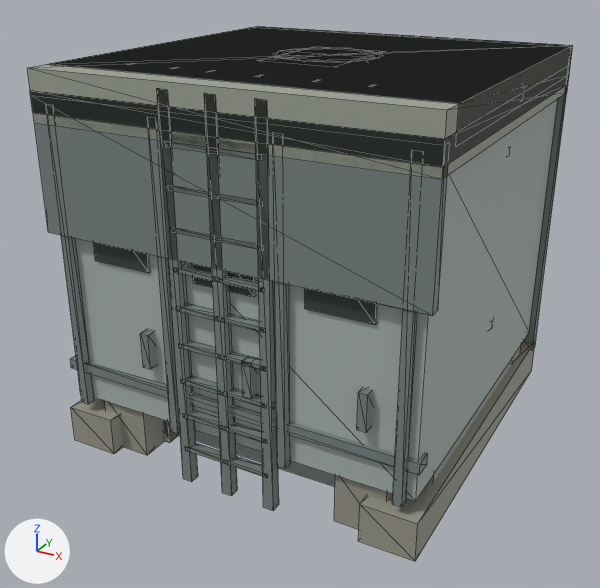
The glTF model public/assets/buildings/old-town-services.glb, before and after one commit.
One viewpoint serves both versions: a 50 mm camera at (0.978, -1.901, 1.288) aimed at (-0.026, -0.076, 0.376). Lighting does not change. The marker at lower left points along +X, +Y and +Z. The picture after the commit comes second. Mesh edges are drawn as thin lines.

The scene before the commit, as lines of its bpy script (objects in view):
```python
me_cube_393 = bpy.data.meshes.new('Cube.393')
me_cube_393.from_pydata(...)  # a box spanning x -0.438..-0.262, y 0.237..0.428, z 0.0..0.251; a box spanning x -0.438..-0.262, y -0.386..-0.195, z 0.0..0.251; a box spanning x 0.263..0.437, y 0.237..0.428, z 0.0..0.251; a box spanning x 0.263..0.437, y -0.386..-0.195, z 0.0..0.251; a 12-sided cylinder along z spanning x -0.475..0.475, y -0.434..0.476, z 0.257..0.932; a 12-sided cylinder along z spanning x -0.5..0.5, y -0.458..0.5, z 0.929..0.968; an 8-sided cylinder along z spanning x -0.14..0.14, y -0.113..0.155, z 0.968..1.0; a box spanning x -0.014..0.014, y -0.5..-0.474, z 0.0..0.984
me_cube_393.materials.append(mat_swot_vertex_colour_002)
me_cube_412 = bpy.data.meshes.new('Cube.412')
me_cube_412.from_pydata(...)  # 88 vertices, 132 faces; spans x -0.5..0.5, y -0.5..0.5, z 0.0..1.0
me_cube_412.materials.append(mat_swot_vertex_colour_002)
me_cube_423 = bpy.data.meshes.new('Cube.423')
me_cube_423.from_pydata(...)  # 136 vertices, 204 faces; spans x -0.5..0.5, y -0.5..0.5, z 0.0..1.0
me_cube_423.materials.append(mat_swot_vertex_colour_002)
ob_laundry = bpy.data.objects.new('laundry', me_cube_423)
ob_laundry.location = (0.0, 0.0, 0.0)
ob_meter_bank = bpy.data.objects.new('meter_bank', me_cube_412)
ob_meter_bank.location = (0.0, 0.0, 0.0)
ob_water_tank_lod = bpy.data.objects.new('water_tank_lod', me_cube_393)
ob_water_tank_lod.location = (0.0, 0.0, 0.0)
# also in view: 'entry_canopy' at (0.0, 0.0, 0.5); 'water_tank' at (0.0, 0.0, 0.5); 'header_tank' at (0.0, 0.0, 0.5)
```
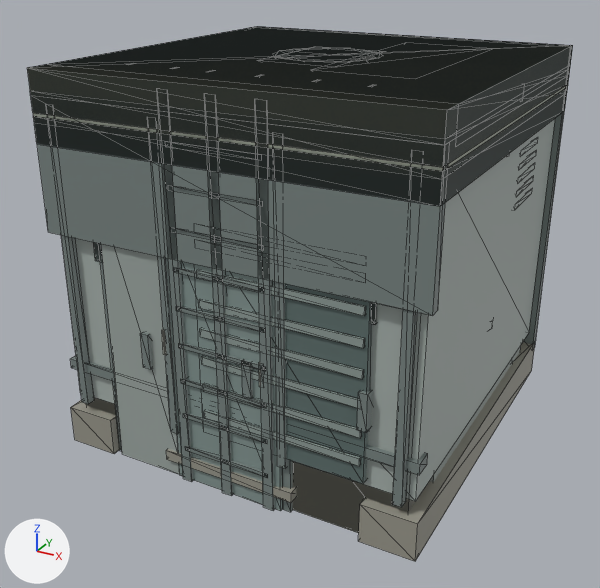
What differs and where, as boxes [x1, y1, x2, y2] in the pictures (600 x 588 px):
'roof_plant_room', added
    after: [99, 244, 372, 483]
'roof_stairwell', added
    after: [33, 26, 567, 512]
'roof_plant_room_lod', added
    after: [33, 43, 568, 206]
'roof_stairwell_lod', added
    after: [28, 47, 573, 533]

The change, as a list of edits to the scene's bpy script:
```text
Add me_cube_651:
    me_cube_651.from_pydata(...)  # a box spanning x -0.467..0.467, y -0.474..0.474, z 0.0..0.938; a box spanning x -0.5..0.5, y -0.5..0.5, z 0.938..1.0
    me_cube_651.materials.append(mat_swot_vertex_colour_002)
Add me_cube_639:
    me_cube_639.from_pydata(...)  # 96 vertices, 144 faces; spans x -0.5..0.5, y -0.5..0.5, z 0.0..1.0
    me_cube_639.materials.append(mat_swot_vertex_colour_002)
Add me_cube_668:
    me_cube_668.from_pydata(...)  # a box spanning x -0.455..0.455, y -0.469..0.469, z 0.0..0.824; a box spanning x -0.5..0.5, y -0.5..0.5, z 0.824..0.89; a box spanning x 0.08..0.33, y -0.219..0.344, z 0.89..1.0
    me_cube_668.materials.append(mat_swot_vertex_colour_002)
Add me_cube_653:
    me_cube_653.from_pydata(...)  # 120 vertices, 180 faces; spans x -0.5..0.5, y -0.5..0.5, z 0.0..1.0
    me_cube_653.materials.append(mat_swot_vertex_colour_002)
Add ob_roof_stairwell_lod:
    ob_roof_stairwell_lod = bpy.data.objects.new('roof_stairwell_lod', me_cube_651)
    ob_roof_stairwell_lod.location = (0.0, 0.0, 0.0)
Add ob_roof_stairwell:
    ob_roof_stairwell = bpy.data.objects.new('roof_stairwell', me_cube_639)
    ob_roof_stairwell.location = (0.0, 0.0, 0.0)
Add ob_roof_plant_room_lod:
    ob_roof_plant_room_lod = bpy.data.objects.new('roof_plant_room_lod', me_cube_668)
    ob_roof_plant_room_lod.location = (0.0, 0.0, 0.0)
Add ob_roof_plant_room:
    ob_roof_plant_room = bpy.data.objects.new('roof_plant_room', me_cube_653)
    ob_roof_plant_room.location = (0.0, 0.0, 0.0)
```
